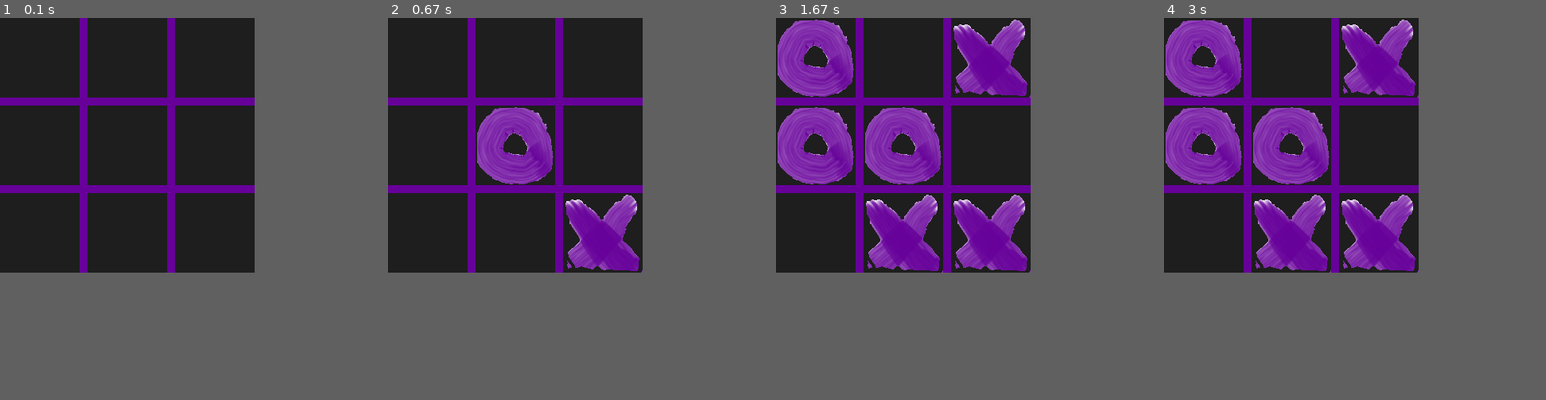
Above: before the commit, frames 1-4 (left to right).
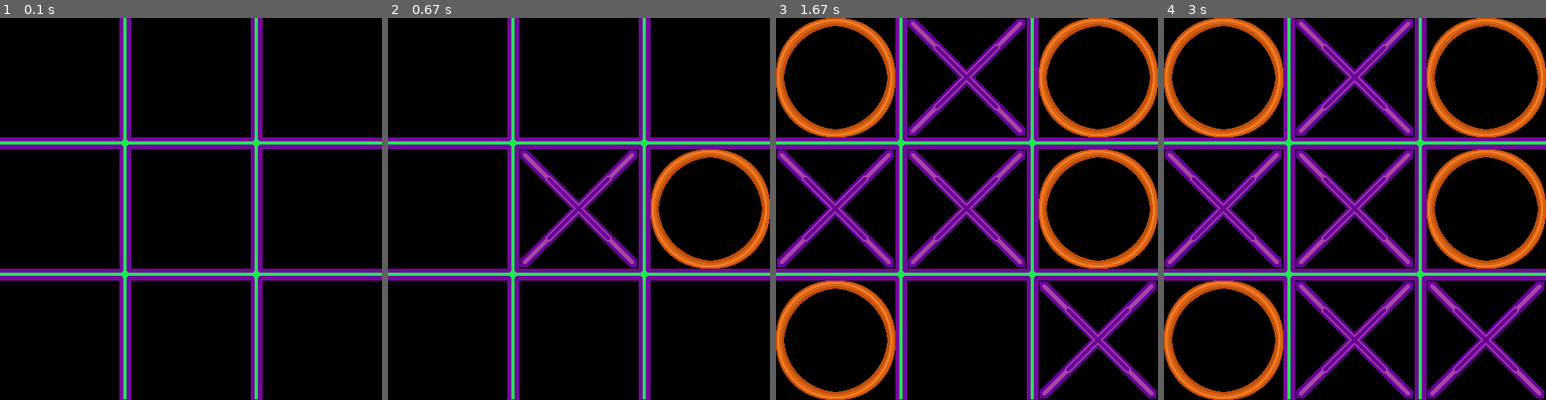
Above: after the commit, the same moments.

Repository: upcaSSSt/X-O
Game: pygame game, started from main.py
The game is run twice, just before and just after one commit, with the same random seed, the same clock (stepped at 60 frames per second) and the same inputs.
Inputs (mouse positions are in pixels of both pictures, inside the frame that each line leads up to):
- Up to frame 1 (0.1 s): no input
- Up to frame 2 (0.67 s): click (579, 209) at 0.38 s
- Up to frame 3 (1.67 s): click (875, 212) at 0.72 s; click (1024, 75) at 1.05 s; click (1104, 342) at 1.38 s
- Up to frame 4 (3 s): click (1355, 338) at 1.72 s
In our replay, the window is 320x320 before the commit and 480x480 after it. These sizes can differ from the game's own. Grey fills any space a smaller window leaves; there, only what the larger window draws over its background counts as a difference.

The runs differ from the first frame. In frame 1, 51% of the frame differs, in the area x 0-100%, y 0-100%; in frame 2, 52%; in frame 3, 58%; in frame 4, 60%.

Commit message:
Resize
Изменён размер игрового поля на 480x480. Поставлены png спрайты. Максимальная длина строки изменена на 120 символов.

Diff:
--- a/src/ai.py
+++ b/src/ai.py
@@ -2,8 +2,7 @@
 
 
 class AI:
-    """Класс для создания искусственного игрока и реализации логики его
-    ходов."""
+    """Класс для создания искусственного игрока и реализации логики его ходов."""
 
     def move(self, n_free_cells: int) -> int:
         """Возвращает случайный индекс клетки, в которую сделан ход.
--- a/src/cell.py
+++ b/src/cell.py
@@ -1,37 +1,32 @@
 import pygame as pg
 
 from src.const import settings
-from src.const import colors
 
 
 class Cell(pg.sprite.Sprite):
     """Класс для создания клетки и получения фигуры для неё."""
 
     def __init__(self, pos: tuple):
-        """Сохраняет координаты клетки на поверхности сетки, создаёт
-            поверхность, на которой будет нарисована фигура и красит её.
-        pos: координаты, по которым будет располагаться клетка на
-            поверхности сетки
+        """Сохраняет координаты клетки на поверхности сетки, создаёт поверхность, на которой будет нарисована фигура и
+            красит её.
+        pos: координаты, по которым будет располагаться клетка на поверхности сетки
         """
-        pg.sprite.Sprite.__init__(self)
+        super().__init__()
 
         self.image = pg.Surface((settings.CELL_SIZE, settings.CELL_SIZE))
         self.rect = self.image.get_rect()
 
-        self.image.fill(colors.BLACK)
+        self.image.set_alpha(0)
         self.rect.topleft = pos
 
     def paint(self, painting_grid: pg.Surface):
         """Рисует клетку на переданной поверхности сетки.
-        painting_grid: поверхность сетки, на которой надо нарисовать
-            поверхность клетки
+        painting_grid: поверхность сетки, на которой надо нарисовать поверхность клетки
         """
         painting_grid.blit(self.image, self.rect)
 
     def move_handler(self, figure_path: str):
-        """Рисует на поверхности клетки изображение фигуры,
-            расположенное по переданному пути.
-        figure_path: путь к изображению фигуры, которой походили в
-            данный момент
+        """Рисует на поверхности клетки изображение фигуры, расположенное по переданному пути.
+        figure_path: путь к изображению фигуры, которой походили в данный момент
         """
-        self.image = pg.image.load(figure_path)
+        self.image = pg.image.load(figure_path).convert_alpha()
--- a/src/const/path.py
+++ b/src/const/path.py
@@ -1,2 +1,3 @@
-CROSS = "src/img/temp_cross.bmp"
-NOUGHT = "src/img/temp_nought.bmp"
+CROSS = "src/img/cross.png"
+NOUGHT = "src/img/nought.png"
+GRID = "src/img/grid.png"
--- a/src/const/settings.py
+++ b/src/const/settings.py
@@ -1,4 +1,4 @@
-CAPTION = "X.O"
-CELL_SIZE = 100
-SCREEN_SIZE = CELL_SIZE * 3 + 20
+CAPTION = "X-O"
+CELL_SIZE = 150
+SCREEN_SIZE = CELL_SIZE * 3 + 30
 N_TO_FILL_ROW = 3
--- a/src/counter.py
+++ b/src/counter.py
@@ -2,8 +2,7 @@
 
 
 class Counter:
-    """Класс для подсчёта кол-ва одинаковых фигур в рядах, заполнив
-    которые можно победить."""
+    """Класс для подсчёта кол-ва одинаковых фигур в рядах, заполнив которые можно победить."""
 
     def __init__(self):
         """Создаёт счётчик одинаковых фигур в рядах победы."""
--- a/src/field.py
+++ b/src/field.py
@@ -1,7 +1,7 @@
 import pygame as pg
 
 from src.const import settings
-from src.const import colors
+from src.const import path
 from src.cell import Cell
 
 
@@ -9,57 +9,45 @@
     """Класс для хранения игровой сетки и управления её клетками."""
 
     def __init__(self):
-        """Создаёт поверхность, на которую рисуется сетка и её клетки,
-        список клеток и свободных клеток, сохраняет координаты разных
-        частей прямоугольника поверхности сетки, красит поверхность
-        сетки."""
-        self.__grid = pg.Surface((settings.SCREEN_SIZE, settings.SCREEN_SIZE))
-        self.__coordinates = self.__grid.get_rect()
+        """Создаёт поверхность, на которую рисуется сетка и её клетки, список клеток и свободных клеток, сохраняет
+        прямоугольник поверхности сетки, красит поверхность сетки."""
+        self.__grid = pg.image.load(path.GRID).convert_alpha()
+        self.__rect = self.__grid.get_rect()
 
         self.__cells = [
             Cell((0, 0)),
-            Cell((self.__coordinates.centerx - settings.CELL_SIZE // 2, 0)),
-            Cell((self.__coordinates.topright[0] - settings.CELL_SIZE, 0)),
-            Cell((0, self.__coordinates.centery - settings.CELL_SIZE // 2)),
-            Cell(tuple(pos - settings.CELL_SIZE // 2
-                       for pos in self.__coordinates.center)),
-            Cell((self.__coordinates.midright[0] - settings.CELL_SIZE,
-                  self.__coordinates.centery - settings.CELL_SIZE // 2)),
-            Cell((0, self.__coordinates.bottomleft[1] - settings.CELL_SIZE)),
-            Cell((self.__coordinates.centerx - settings.CELL_SIZE // 2,
-                  self.__coordinates.midbottom[1] - settings.CELL_SIZE)),
-            Cell((self.__coordinates.bottomright[0] - settings.CELL_SIZE,
-                  self.__coordinates.bottomright[1] - settings.CELL_SIZE))
+            Cell((self.__rect.centerx - settings.CELL_SIZE // 2, 0)),
+            Cell((self.__rect.topright[0] - settings.CELL_SIZE, 0)),
+            Cell((0, self.__rect.centery - settings.CELL_SIZE // 2)),
+            Cell(tuple(pos - settings.CELL_SIZE // 2 for pos in self.__rect.center)),
+            Cell((self.__rect.midright[0] - settings.CELL_SIZE, self.__rect.centery - settings.CELL_SIZE // 2)),
+            Cell((0, self.__rect.bottomleft[1] - settings.CELL_SIZE)),
+            Cell((self.__rect.centerx - settings.CELL_SIZE // 2, self.__rect.midbottom[1] - settings.CELL_SIZE)),
+            Cell((self.__rect.bottomright[0] - settings.CELL_SIZE, self.__rect.bottomright[1] - settings.CELL_SIZE))
         ]
         self.__free_cells = self.__cells.copy()
 
-        self.__grid.fill(colors.VIOLET)
+        self.__grid.set_colorkey((0, 0, 0))  # ////
 
     @property
     def get_n_free_cells(self) -> int:
         return len(self.__free_cells)
 
     def paint(self, painting_surface: pg.Surface):
-        """Рисует клетки на поверхности сетки, рисует поверхность сетки
-            на переданной поверхности.
-        painting_surface: поверхность, на которой надо нарисовать
-            поверхность сетки
+        """Рисует клетки на поверхности сетки, рисует поверхность сетки на переданной поверхности.
+        painting_surface: поверхность, на которой надо нарисовать поверхность сетки
         """
         for cell in self.__cells:
             cell.paint(self.__grid)
-        painting_surface.blit(self.__grid, self.__coordinates)
+        painting_surface.blit(self.__grid, self.__rect)
 
     def click_move_handler(self, click_pos: tuple, figure_path: str) -> bool:
-        """Берёт первую клетку, попавшую под клик пользователя,
-            передаёт ей путь к изображению фигуры, которой походили,
-            удаляет эту клетку из списка свободных и возвращает True,
-            если всё удалось, иначе False
+        """Берёт первую клетку, попавшую под клик пользователя, передаёт ей путь к изображению фигуры, которой походили,
+            удаляет эту клетку из списка свободных и возвращает True, если всё удалось, иначе False.
         click_pos: координаты клика
-        figure_path: путь к изображению с фигурой, которой походили в
-            данный момент
+        figure_path: путь к изображению с фигурой, которой походили в данный момент
         """
-        clicked_cells = [c for c in self.__free_cells
-                         if c.rect.collidepoint(click_pos)]
+        clicked_cells = [fc for fc in self.__free_cells if fc.rect.collidepoint(click_pos)]
         if len(clicked_cells) > 0:
             clicked_cells[0].move_handler(figure_path)
             self.__free_cells.remove(clicked_cells[0])
@@ -67,12 +55,10 @@
         return False
 
     def index_move_handler(self, index_to_move: int, figure_path: str):
-        """Передаёт клетке по индексу путь к изображению фигуры, которой
-            походили в данный момент и удаляет эту клетку из списка
-            свободных.
+        """Передаёт клетке по индексу путь к изображению фигуры, которой походили в данный момент и удаляет эту клетку
+            из списка свободных.
         index_to_move: индекс клетки, в которую был сделан ход
-        figure_path: путь к изображению с фигурой, которой походили в
-            данный момент
+        figure_path: путь к изображению с фигурой, которой походили в данный момент
         """
         self.__free_cells[index_to_move].move_handler(figure_path)
         del self.__free_cells[index_to_move]
--- a/src/player.py
+++ b/src/player.py
@@ -1,2 +1 @@
-"""Модуль для абстрактного класса классов Human(ещё не создан) и AI,
-возможно не понадобится."""
+"""Модуль для абстрактного класса классов Human(ещё не создан) и AI, возможно не понадобится."""
--- a/src/xo.py
+++ b/src/xo.py
@@ -15,12 +15,12 @@
         """Инициализирует игру и создаёт игровые объекты."""
         pg.init()
 
-        self.__screen = pg.display.set_mode(
-            (settings.SCREEN_SIZE, settings.SCREEN_SIZE))
-        pg.display.set_caption(settings.CAPTION)
+        self.__screen = pg.display.set_mode((settings.SCREEN_SIZE, settings.SCREEN_SIZE))
 
         self.__ai = AI()
         self.__field = Field()
+
+        pg.display.set_caption(settings.CAPTION)
 
     def run(self):
         """Запуск основного цикла игры."""
@@ -34,10 +34,9 @@
             if e.type == pg.QUIT:
                 sys.exit()
             if e.type == pg.MOUSEBUTTONDOWN:
-                if self.__field.click_move_handler(pg.mouse.get_pos(),
-                                                   path.CROSS):
-                    self.__field.index_move_handler(self.__ai.move(
-                        self.__field.get_n_free_cells), path.NOUGHT)
+                if self.__field.click_move_handler(pg.mouse.get_pos(), path.CROSS):
+                    if self.__field.get_n_free_cells > 0:  # убрать////
+                        self.__field.index_move_handler(self.__ai.move(self.__field.get_n_free_cells), path.NOUGHT)
 
     def __update_screen(self):
         """Обновляет изображения на экране и отображает новый экран."""
Binary file changed: src/img/cross.png
Binary file added: src/img/grid.png
Binary file changed: src/img/nought.png
Binary file changed: src/img/temp_cross.bmp
Binary file changed: src/img/temp_nought.bmp
